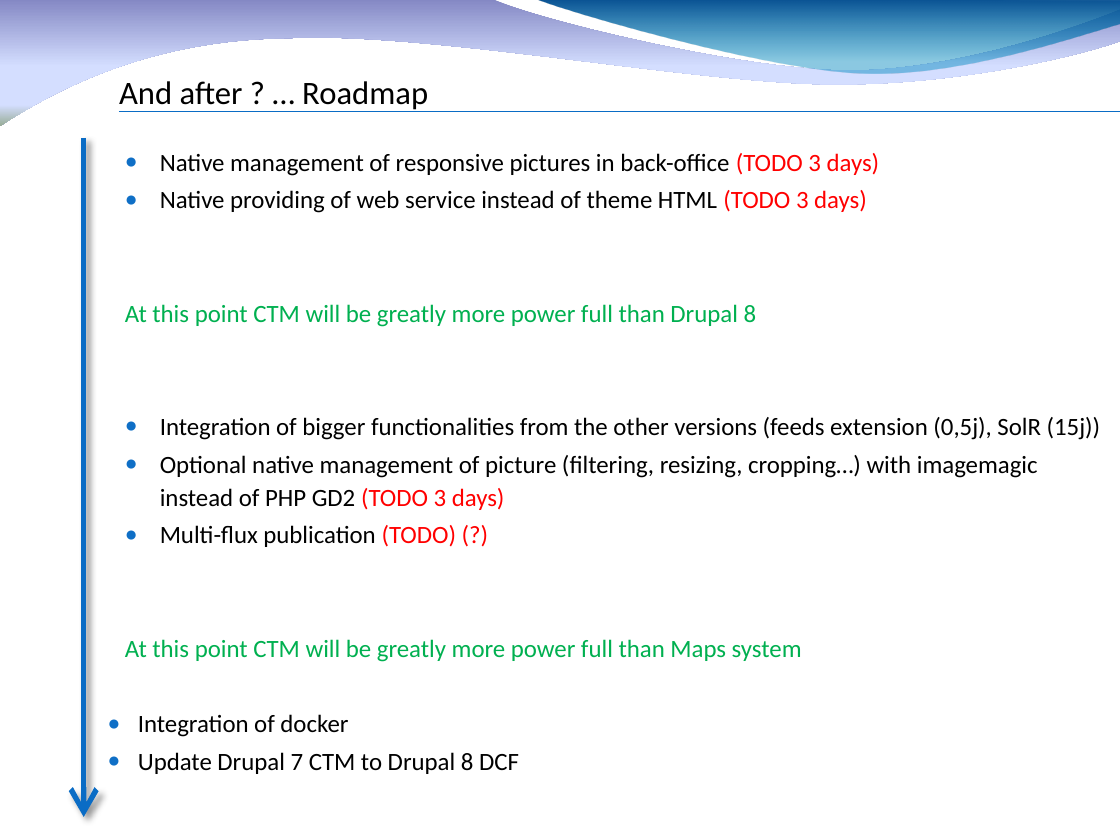
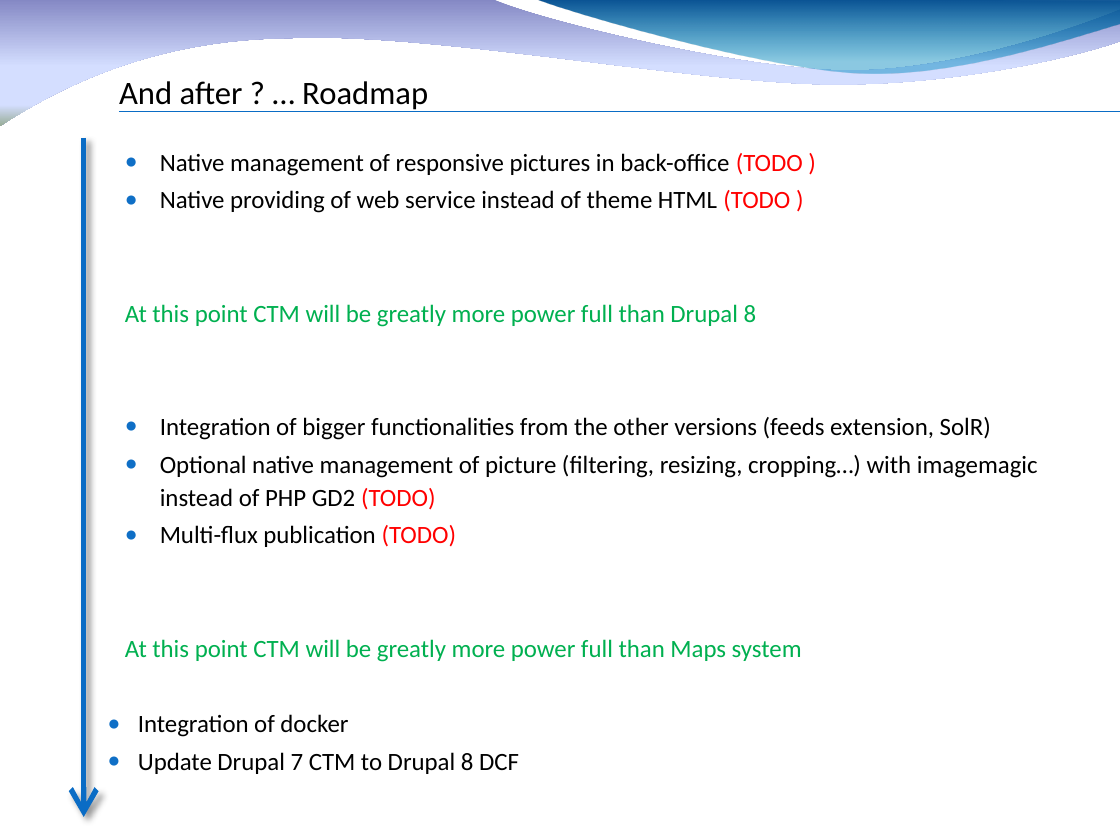
Before and after one commit to fauconv/ctm_drupal7, a slide deck: slide 26 of docs/Drupal 7 CTM factory.pptx. Drawn at 1120x840 pixels with LibreOffice and Linux fonts; fonts in the diff are those of the drawing; background and template pictures are left out. Boxes give left, top, right and bottom in pixels: in the first picture for what was removed or moved away, otherwise in the second. Text is boxed around its words. In the diff, an @@ line names an element or a change of style, - is before the commit and + after.

Commit message:
ctm v3 functional perm matrix

```diff
--- a/docs/Drupal 7 CTM factory.pptx
+++ b/docs/Drupal 7 CTM factory.pptx
@@ text at (x1=160, y1=153, x2=803, y2=213): text changed @@
-  ● Native management of responsive pictures in back-office (TODO 3 days)
-  ● Native providing of web service instead of theme HTML (TODO 3 days)
+  ● Native management of responsive pictures in back-office (TODO )
+  ● Native providing of web service instead of theme HTML (TODO )
@@ text at (x1=160, y1=417, x2=1038, y2=547): text changed @@
-  ● Integration of bigger functionalities from the other versions (feeds extension (0,5j), SolR (15j))
-  ● Optional native management of picture (filtering, resizing, cropping…) with imagemagic instead of PHP GD2 (TODO 3 days)
-  ● Multi-flux publication (TODO) (?)
+  ● Integration of bigger functionalities from the other versions (feeds extension, SolR)
+  ● Optional native management of picture (filtering, resizing, cropping…) with imagemagic instead of PHP GD2 (TODO)
+  ● Multi-flux publication (TODO)
```
Also in this commit, not shown: 11 other slides changed, 18 other files.
